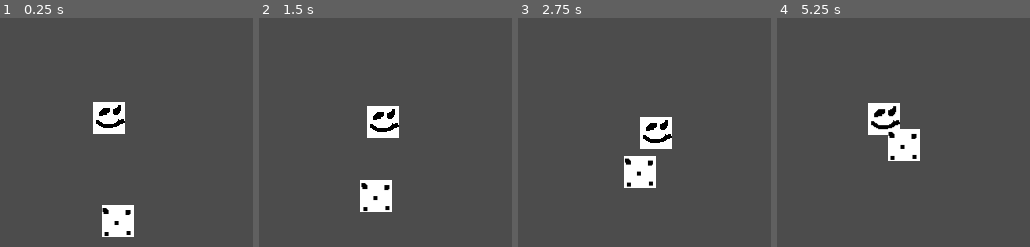
Above: before the commit, frames 1-4 (left to right).
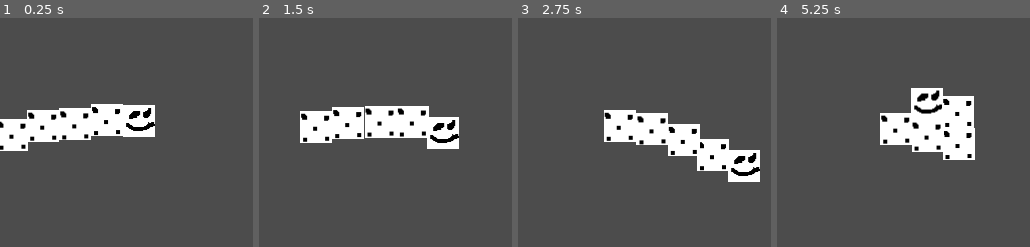
Above: after the commit, the same moments.

Repository: thatnick/grow-grow
Game: Godot game, scene res://scenes/test.tscn
The game is run twice, just before and just after one commit, with the same random seed, the same clock (stepped at 60 frames per second) and the same inputs. The project has no main scene, so this scene is started directly.
Inputs:
- Up to frame 1 (0.25 s): no input
- Up to frame 2 (1.5 s): hold Right (ui_right) 0.53-1.28 s; hold Down (ui_down) from 1.28 s (still down)
- Up to frame 3 (2.75 s): release Down (ui_down) at 2.03 s; hold Right (ui_right) from 2.03 s (still down)
- Up to frame 4 (5.25 s): release Right (ui_right) at 2.78 s; hold Up (ui_up) 2.78-3.53 s; hold Left (ui_left) 3.53-5.03 s; hold Down (ui_down) from 5.03 s (still down)

The runs differ from the first frame. In frame 1, 9.2% of the frame differs, in the area x 0-62%, y 36-96%; in frame 2, 9.3%; in frame 3, 9.8%, in the area x 33-96%, y 40-75%; in frame 4, 9.3%.

Commit message:
Get PhysicsTail to follow child before it
PhysicsTail will now move towards the child before it if the gap is large enough

Diff:
--- a/scenes/test.tscn
+++ b/scenes/test.tscn
@@ -8,7 +8,16 @@
 [node name="player" type="Node" parent="."]
 
 [node name="PhysicHead" parent="player" instance=ExtResource( 1 )]
-position = Vector2( 109, 103 )
+position = Vector2( 139, 106 )
 
 [node name="PhysicTail" parent="player" instance=ExtResource( 2 )]
-position = Vector2( 118, 211 )
+position = Vector2( 104, 105 )
+
+[node name="PhysicTail2" parent="player" instance=ExtResource( 2 )]
+position = Vector2( 71, 110 )
+
+[node name="PhysicTail3" parent="player" instance=ExtResource( 2 )]
+position = Vector2( 35, 111 )
+
+[node name="PhysicTail4" parent="player" instance=ExtResource( 2 )]
+position = Vector2( 2, 123 )
--- a/scripts/PhysicHead.gd
+++ b/scripts/PhysicHead.gd
@@ -1,7 +1,7 @@
 extends KinematicBody2D
 
 var velocity = Vector2(0, 0)
-const SPEED = 20
+const SPEED = 60
 
 func _physics_process(delta):
 	velocity.x = Input.get_action_strength("ui_right") - Input.get_action_strength("ui_left")
--- a/scripts/PhysicTail.gd
+++ b/scripts/PhysicTail.gd
@@ -1,7 +1,7 @@
 extends KinematicBody2D
 
-const SPEED = 20
-const GAP = 32
+const SPEED = 60
+const GAP = 20
 
 var parent_pos = Vector2()
 var pos = Vector2()
@@ -12,7 +12,17 @@
 func _physics_process(delta):
 
 
-	parent_pos = get_parent().get_node("PhysicHead").position
+	#if I'm the first part of the tail get PhysicHead as my "parent" postion
+	#if get_parent().get_node("PhysicHead"):
+	#	parent_pos = get_parent().get_node("PhysicHead").position
+	#else use my parent nodes posito
+	#else:
+	#	parent_pos = get_parent().position
+
+
+	#get the child before me and make its position my parent's postion
+	parent_pos = get_parent().get_child(self.get_position_in_parent() - 1).position
+
 	pos = self.position
 	direction = pos.direction_to(parent_pos)
 
